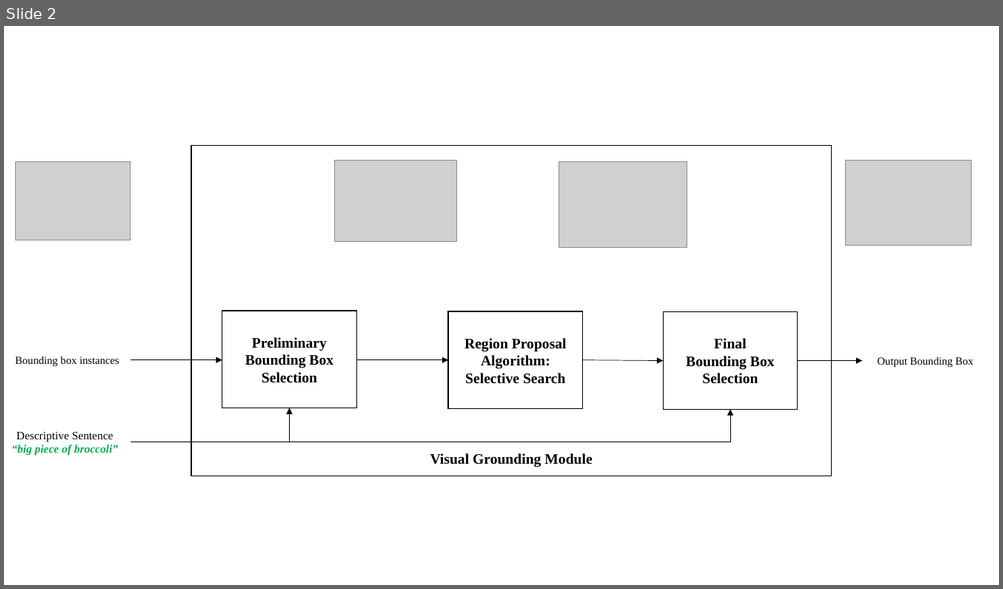
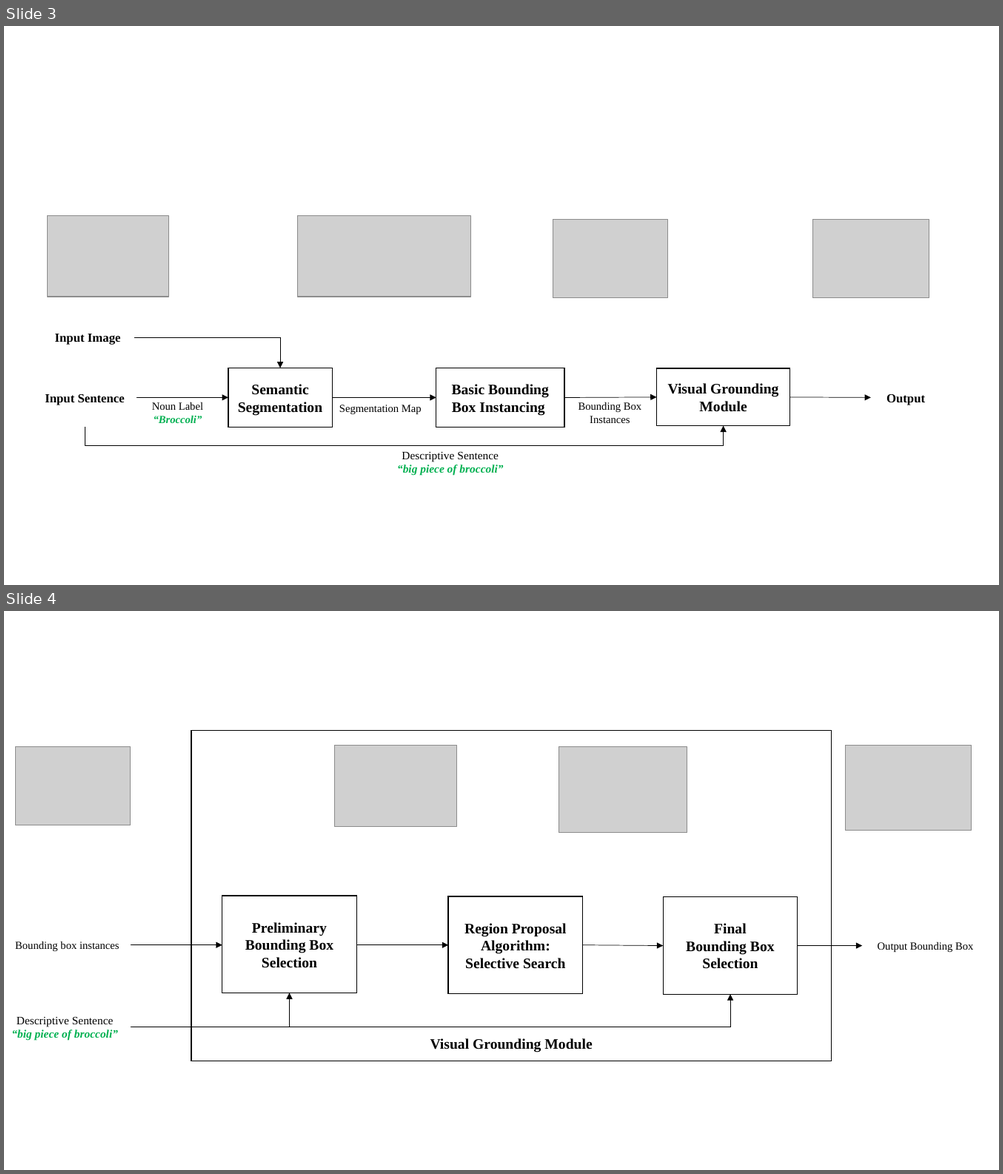
Before and after one commit to zixinglin07/instance-lseg, a slide deck: charts.pptx. Shown one above the other, each under a label of ours: slide 2 before the commit, slides 3 and 4 after it. The pictures are 1003x589 and 1003x1174 pixels, drawn with LibreOffice and Linux fonts; fonts in the diff are those of the drawing; grey boxes stand for pictures. Boxes give left, top, right and bottom in pixels: in the first picture for what was removed or moved away, otherwise in the second. Text is boxed around its words. In the diff, an @@ line names an element or a change of style, - is before the commit and + after.

```diff
--- a/charts.pptx
+++ b/charts.pptx
@@ slide 3 added at (x1=4, y1=26, x2=999, y2=585), background #FFFFFF @@
@@ picture added at (x1=48, y1=216, x2=169, y2=297) @@
@@ picture added at (x1=297, y1=216, x2=471, y2=297) @@
@@ picture added at (x1=553, y1=219, x2=668, y2=298) @@
@@ picture added at (x1=813, y1=219, x2=929, y2=298) @@
@@ text added at (x1=55, y1=334, x2=121, y2=345), 12 pt, text #000000, bold @@
+Input Image
@@ elbow arrow added from (134, 338) to (280, 369), #000000 0.5 pt @@
@@ rectangle added at (x1=228, y1=369, x2=333, y2=427), fill #FFFFFF, outline #000000 1 pt, 14 pt, text #000000, bold @@
+Semantic Segmentation
@@ rectangle added at (x1=436, y1=369, x2=564, y2=427), fill #FFFFFF, outline #000000 1 pt, 14 pt, text #000000, bold @@
+Basic Bounding Box Instancing
@@ rectangle added at (x1=657, y1=369, x2=791, y2=426), fill #FFFFFF, outline #000000 1 pt, 14 pt, text #000000, bold @@
+Visual Grounding Module
@@ text added at (x1=45, y1=395, x2=125, y2=406), 12 pt, text #000000, bold @@
+Input Sentence
@@ arrow added from (136, 397) to (228, 397), #000000 0.5 pt @@
@@ text added at (x1=152, y1=402, x2=203, y2=423), 10.5 pt, text #00B050, bold, italic @@
+Noun Label
+“Broccoli”
@@ arrow added from (333, 397) to (436, 398), #000000 0.5 pt @@
@@ arrow added from (564, 398) to (657, 397), #000000 0.5 pt @@
@@ text added at (x1=578, y1=402, x2=641, y2=423), 10.5 pt, text #000000 @@
+Bounding Box Instances
@@ arrow added from (790, 397) to (871, 397), #000000 0.5 pt @@
@@ text added at (x1=886, y1=395, x2=925, y2=406), 12 pt, text #000000, bold @@
+Output
@@ text added at (x1=339, y1=405, x2=421, y2=414), 10.5 pt, text #000000 @@
+Segmentation Map
@@ elbow arrow added from (85, 427) to (723, 426), #000000 0.5 pt @@
@@ text added at (x1=397, y1=452, x2=503, y2=476), 11 pt, text #00B050, bold, italic @@
+Descriptive Sentence
+“big piece of broccoli”
@@ what was slide 2 is now slide 4 @@
```
Also in this commit, not shown: 2 other slides added, 3 other files.
